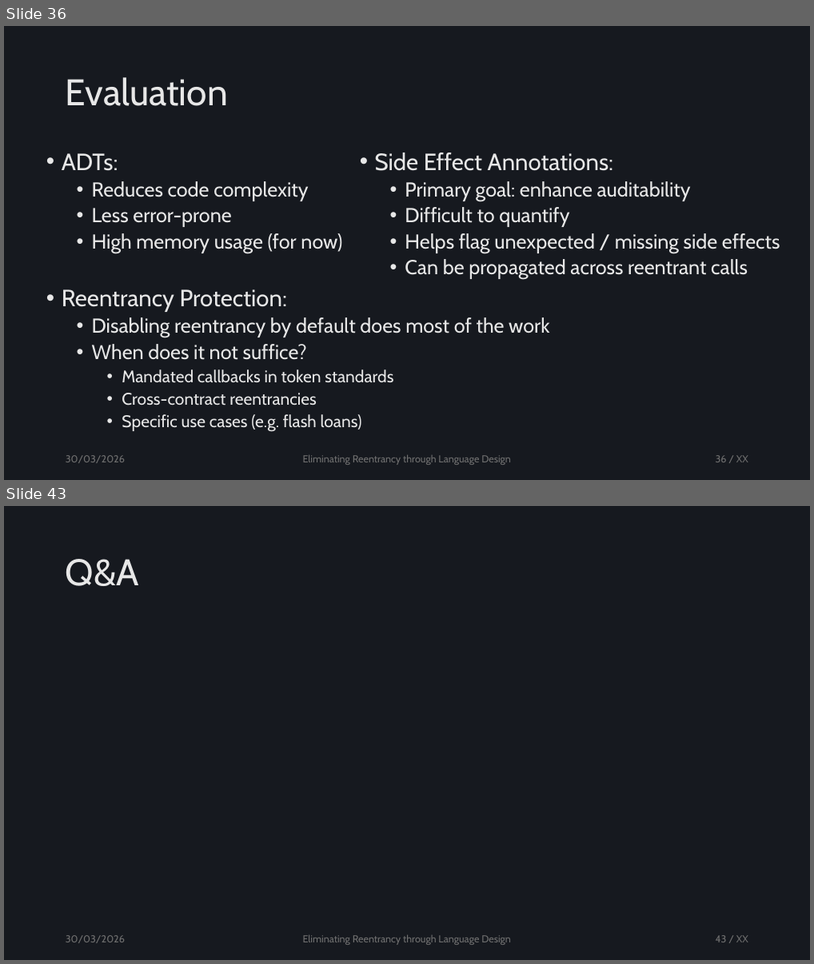
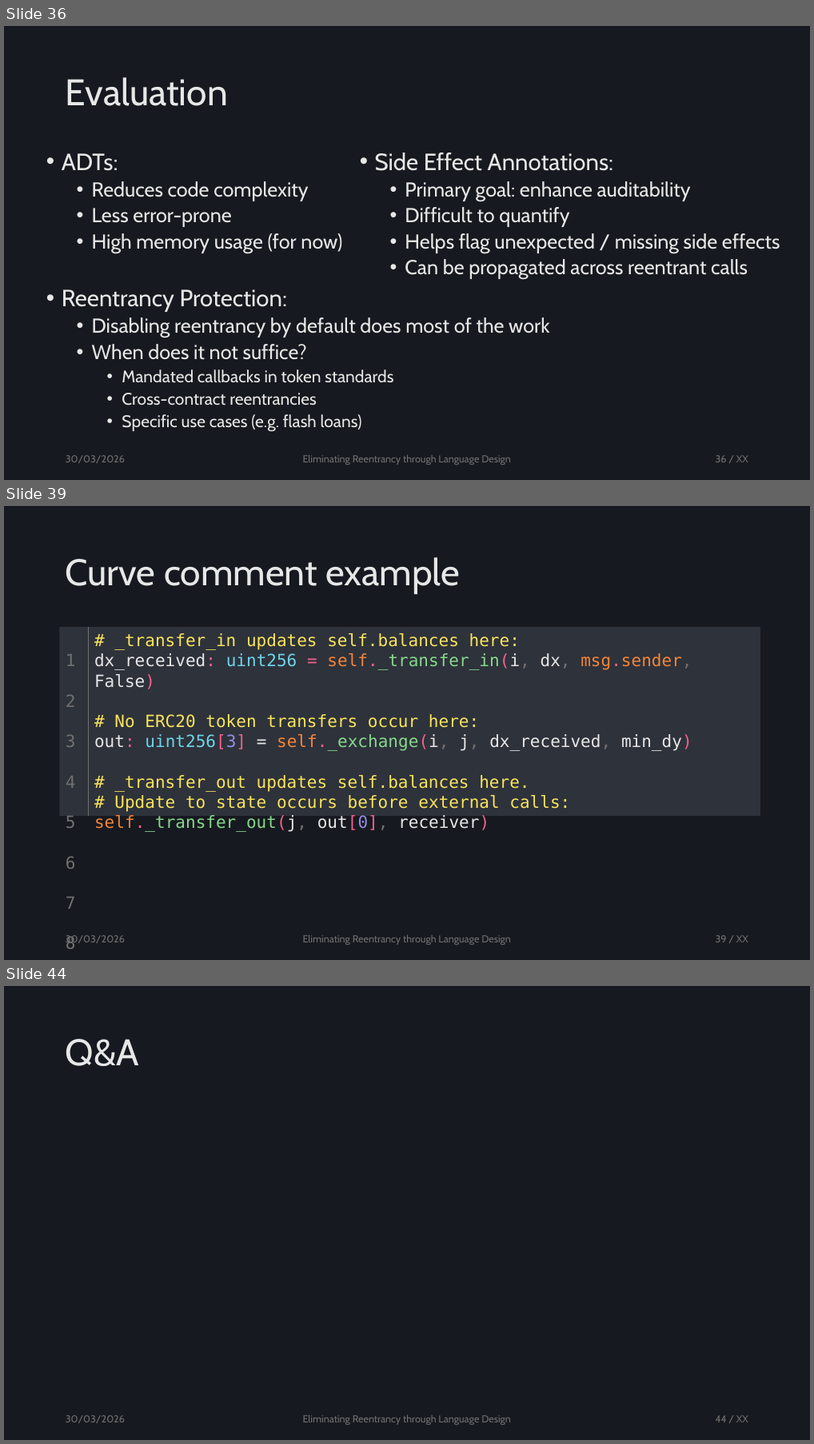
Before and after one commit to tzann/thesis, a slide deck: doc/presentation/Thesis.pptx. Shown one above the other, each under a label of ours: slides 36 and 43 before the commit, slides 36, 39 and 44 after it; the slides between them are not shown. The pictures are 814x964 and 814x1444 pixels, drawn with LibreOffice and Linux fonts; fonts in the diff are those of the drawing. Boxes give left, top, right and bottom in pixels: in the first picture for what was removed or moved away, otherwise in the second. Text is boxed around its words. In the diff, an @@ line names an element or a change of style, - is before the commit and + after.

Commit message:
add some examples, continue work on slides

```diff
--- a/doc/presentation/Thesis.pptx
+++ b/doc/presentation/Thesis.pptx
@@ slide 39 added at [4,506,810,960], background #16191F @@
@@ title added at [66,557,460,594], 44 pt, text #E7E7E7 @@
+Curve comment example
@@ text added at [60,627,89,816], fill #2E323B, 20 pt, text #707070 @@
+1
+2
+3
+4
+5
+6
+7
+8
+9
@@ text added at [89,627,761,816], fill #2E323B, 20 pt, text #F9E45B @@
+# _transfer_in updates self.balances here:
+dx_received: uint256 = self._transfer_in(i, dx, msg.sender, False)
+# No ERC20 token transfers occur here:
+out: uint256[3] = self._exchange(i, j, dx_received, min_dy)
+# _transfer_out updates self.balances here.
+# Update to state occurs before external calls:
+self._transfer_out(j, out[0], receiver)
@@ line added from (89, 627) to (89, 816), #707070 1.5 pt @@
@@ text added at [66,935,125,944], 12 pt, text #707070 @@
+30/03/2026
@@ text added at [303,935,511,944], 12 pt, text #707070 @@
+Eliminating Reentrancy through Language Design
@@ page number added at [716,935,749,942], 12 pt, text #707070 @@
+39 / XX
@@ what was slide 43 is now slide 44 @@
@@ page number at [716,1415,749,1422]: text changed @@
-43 / XX
+44 / XX
```
Also in this commit, not shown: 4 slides changed, 1 other slide added, 1 slide removed, 6 other files.
